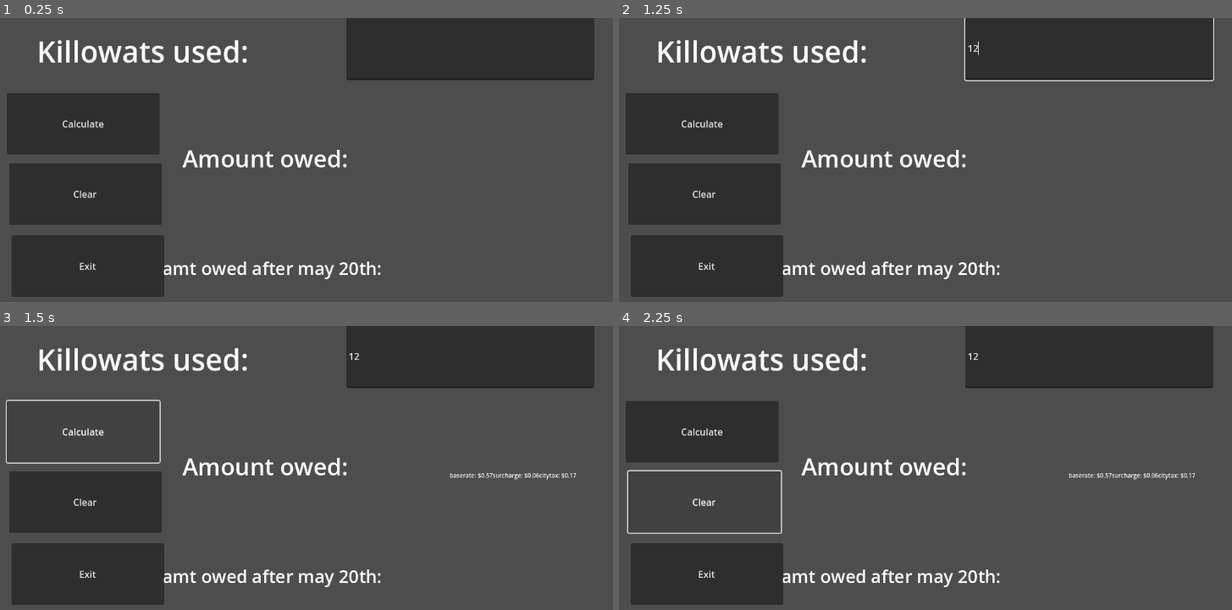
Above: before the commit, frames 1-4 (two rows, left to right).
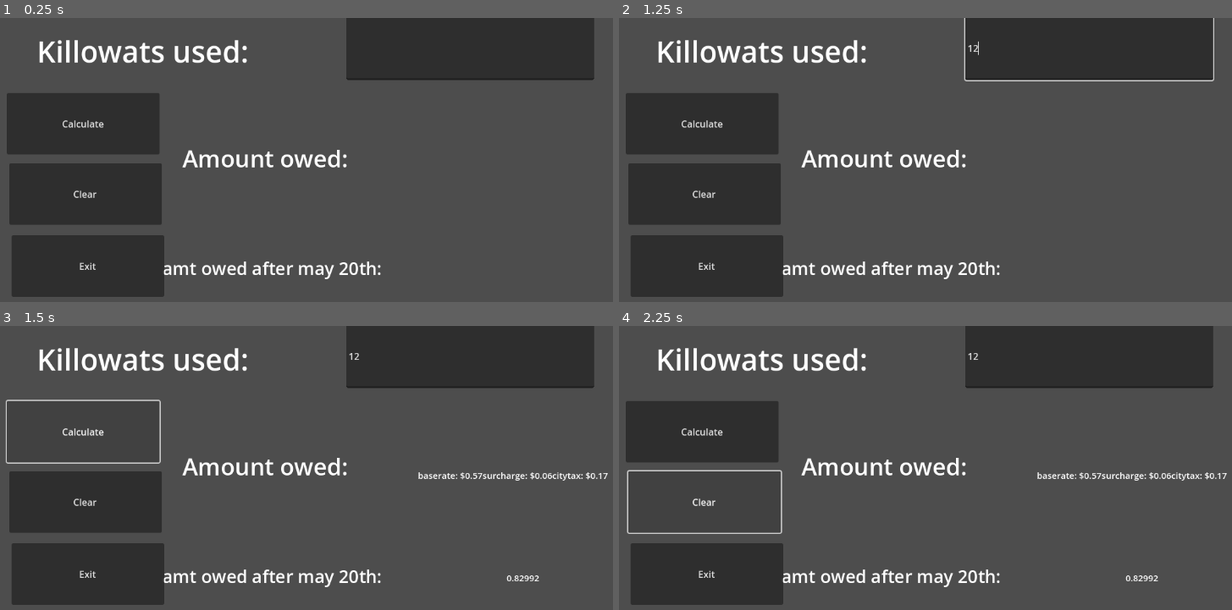
Above: after the commit, the same moments.

Repository: O-white1/Game-Desgin
Game: Godot game, scene res://prog_93a.tscn
Same seed, same stepped clock (60 frames per second), same inputs: the game is played once before the commit and once after it. This scene is started directly instead of the project's main scene.
Inputs (mouse positions are in pixels of both pictures, inside the frame that each line leads up to):
- Up to frame 1 (0.25 s): no input
- Up to frame 2 (1.25 s): click (1091, 49) at 0.52 s; type "12" at 0.6 s
- Up to frame 3 (1.5 s): click "Calculate" at 1.25 s
- Up to frame 4 (2.25 s): click "Clear" at 2 s

Frames 1-2 are identical in both runs. In frame 3, 0.5% of the frame differs, in the area x 68-100%, y 51-90%; in frame 4, 0.5%.
Error after the commit: Invalid assignment of property or key 'text' with value of type 'float' on a base object of type 'Label'. (res://prog_93a.gd:26)

Commit message:
9/18
all is done besides 93al.

Diff:
--- /dev/null
+++ b/LP4-1.gd
@@ -0,0 +1,42 @@
+extends Control
+
+
+# Called when the node enters the scene tree for the first time.
+func _ready():
+	pass # Replace with function body.
+
+
+# Called every frame. 'delta' is the elapsed time since the previous frame.
+func _process(delta):
+	pass
+
+
+func _on_btn_calc_pressed():
+	var copies = int($txt_copies.text)
+	var price = 0.0 #price per copy
+	var cost = 0.0 #total cost
+	if copies > 0 and copies <= 99:
+		price = 0.30
+	elif copies > 99 and copies <= 499:
+		price = 0.28
+	elif copies > 499 and copies <= 749:
+		price = 0.27
+	elif copies > 749 and copies <=100:
+		price = 0.26
+	elif copies > 1000:
+		price = 0.25
+	else:
+		$lbl_out.text = "Invalid number of copies"
+		return
+	cost = price * copies
+	$lbl_out.text = "Price per copy is $" + str(price) + "\nTotal cost is $%.2f" % cost
+
+
+
+func _on_btn_clear_pressed():
+	$lbl_out.text = ""
+	$txt_copies.text = ""
+
+
+func _on_btn_exit_pressed():
+	get_tree().quit()
--- /dev/null
+++ b/LP4-1.tscn
@@ -0,0 +1,73 @@
+[gd_scene load_steps=4 format=3 uid="uid://ctoscnmmehx4n"]
+
+[ext_resource type="Script" path="res://LP4-1.gd" id="1_dfpo8"]
+
+[sub_resource type="LabelSettings" id="LabelSettings_brt0d"]
+font_size = 50
+
+[sub_resource type="LabelSettings" id="LabelSettings_iwh0r"]
+font_size = 50
+
+[node name="LP4-1" type="Control"]
+layout_mode = 3
+anchors_preset = 15
+anchor_right = 1.0
+anchor_bottom = 1.0
+offset_top = 3.0
+offset_bottom = 3.0
+grow_horizontal = 2
+grow_vertical = 2
+script = ExtResource("1_dfpo8")
+
+[node name="lbl_copies" type="Label" parent="."]
+layout_mode = 0
+offset_right = 516.0
+offset_bottom = 229.0
+text = "Enter number of copies:
+"
+label_settings = SubResource("LabelSettings_brt0d")
+
+[node name="txt_copies" type="LineEdit" parent="."]
+layout_mode = 0
+offset_left = 594.0
+offset_right = 1150.0
+offset_bottom = 91.0
+
+[node name="btn_calc" type="Button" parent="."]
+layout_mode = 0
+offset_left = 31.0
+offset_top = 261.0
+offset_right = 223.0
+offset_bottom = 367.0
+text = "Calculate
+"
+
+[node name="btn_clear" type="Button" parent="."]
+layout_mode = 0
+offset_left = 28.0
+offset_top = 394.0
+offset_right = 220.0
+offset_bottom = 500.0
+text = "Clear
+"
+
+[node name="btn_exit" type="Button" parent="."]
+layout_mode = 0
+offset_left = 24.0
+offset_top = 524.0
+offset_right = 216.0
+offset_bottom = 630.0
+text = "exit
+"
+
+[node name="lbl_out" type="Label" parent="."]
+layout_mode = 0
+offset_left = 248.0
+offset_top = 137.0
+offset_right = 1158.0
+offset_bottom = 633.0
+label_settings = SubResource("LabelSettings_iwh0r")
+
+[connection signal="pressed" from="btn_calc" to="." method="_on_btn_calc_pressed"]
+[connection signal="pressed" from="btn_clear" to="." method="_on_btn_clear_pressed"]
+[connection signal="pressed" from="btn_exit" to="." method="_on_btn_exit_pressed"]
--- /dev/null
+++ b/lp_4_1.tscn
@@ -0,0 +1,68 @@
+[gd_scene load_steps=3 format=3 uid="uid://c75o1seh2jixv"]
+
+[ext_resource type="Script" path="res://LP4-1.gd" id="1_8da1t"]
+
+[sub_resource type="LabelSettings" id="LabelSettings_brt0d"]
+font_size = 50
+
+[node name="LP4-1" type="Control"]
+layout_mode = 3
+anchors_preset = 15
+anchor_right = 1.0
+anchor_bottom = 1.0
+offset_top = 3.0
+offset_bottom = 3.0
+grow_horizontal = 2
+grow_vertical = 2
+script = ExtResource("1_8da1t")
+
+[node name="lbl_copies" type="Label" parent="."]
+layout_mode = 0
+offset_right = 516.0
+offset_bottom = 229.0
+text = "Enter number of copies:
+"
+label_settings = SubResource("LabelSettings_brt0d")
+
+[node name="txt_copies" type="LineEdit" parent="."]
+layout_mode = 0
+offset_left = 594.0
+offset_right = 1150.0
+offset_bottom = 91.0
+
+[node name="btn_calc" type="Button" parent="."]
+layout_mode = 0
+offset_left = 31.0
+offset_top = 261.0
+offset_right = 223.0
+offset_bottom = 367.0
+text = "Calculate
+"
+
+[node name="btn_clear" type="Button" parent="."]
+layout_mode = 0
+offset_left = 28.0
+offset_top = 394.0
+offset_right = 220.0
+offset_bottom = 500.0
+text = "Clear
+"
+
+[node name="btn_exit" type="Button" parent="."]
+layout_mode = 0
+offset_left = 24.0
+offset_top = 524.0
+offset_right = 216.0
+offset_bottom = 630.0
+text = "exit
+"
+
+[node name="lbl_out" type="Label" parent="."]
+layout_mode = 0
+offset_left = 248.0
+offset_top = 137.0
+offset_right = 1158.0
+offset_bottom = 633.0
+
+[connection signal="pressed" from="btn_calc" to="." method="_on_btn_calc_pressed"]
+[connection signal="pressed" from="btn_exit" to="." method="_on_btn_exit_pressed"]
--- a/prog_93a.gd
+++ b/prog_93a.gd
@@ -18,8 +18,9 @@
 func _on_btn_calc_pressed():
 	var killowats = float($txt_killowats.text)
 	var baserate = killowats * 0.0475
-	var surcharge = baserate * .1
+	var surcharge = baserate * 0.1
 	var citytax = baserate * 0.3
 	var total = baserate + surcharge + citytax
 	$amt_owed.text = "baserate: $%.2f" %(baserate) + "surcharge: $%.2f" %(surcharge) + "citytax: $%.2f" %(citytax)
-	var lt = total * 1.04
+	var late_fee = total * 1.04
+	$amt_owed2.text = late_fee
--- a/prog_93a.tscn
+++ b/prog_93a.tscn
@@ -9,7 +9,7 @@
 font_size = 40
 
 [sub_resource type="LabelSettings" id="LabelSettings_crlhf"]
-font_size = 10
+font_size = 15
 
 [sub_resource type="LabelSettings" id="LabelSettings_efnye"]
 font_size = 30
